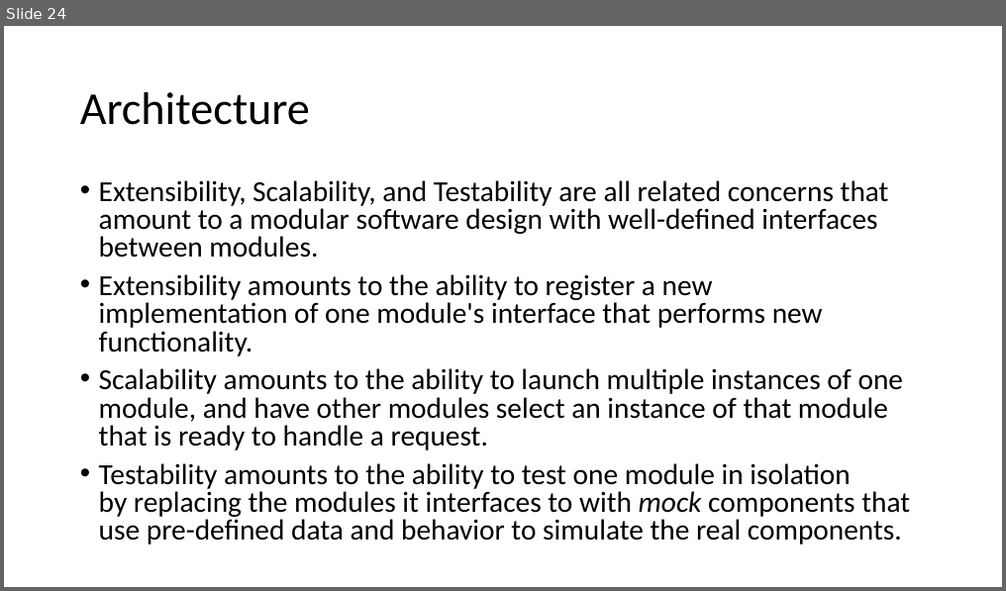
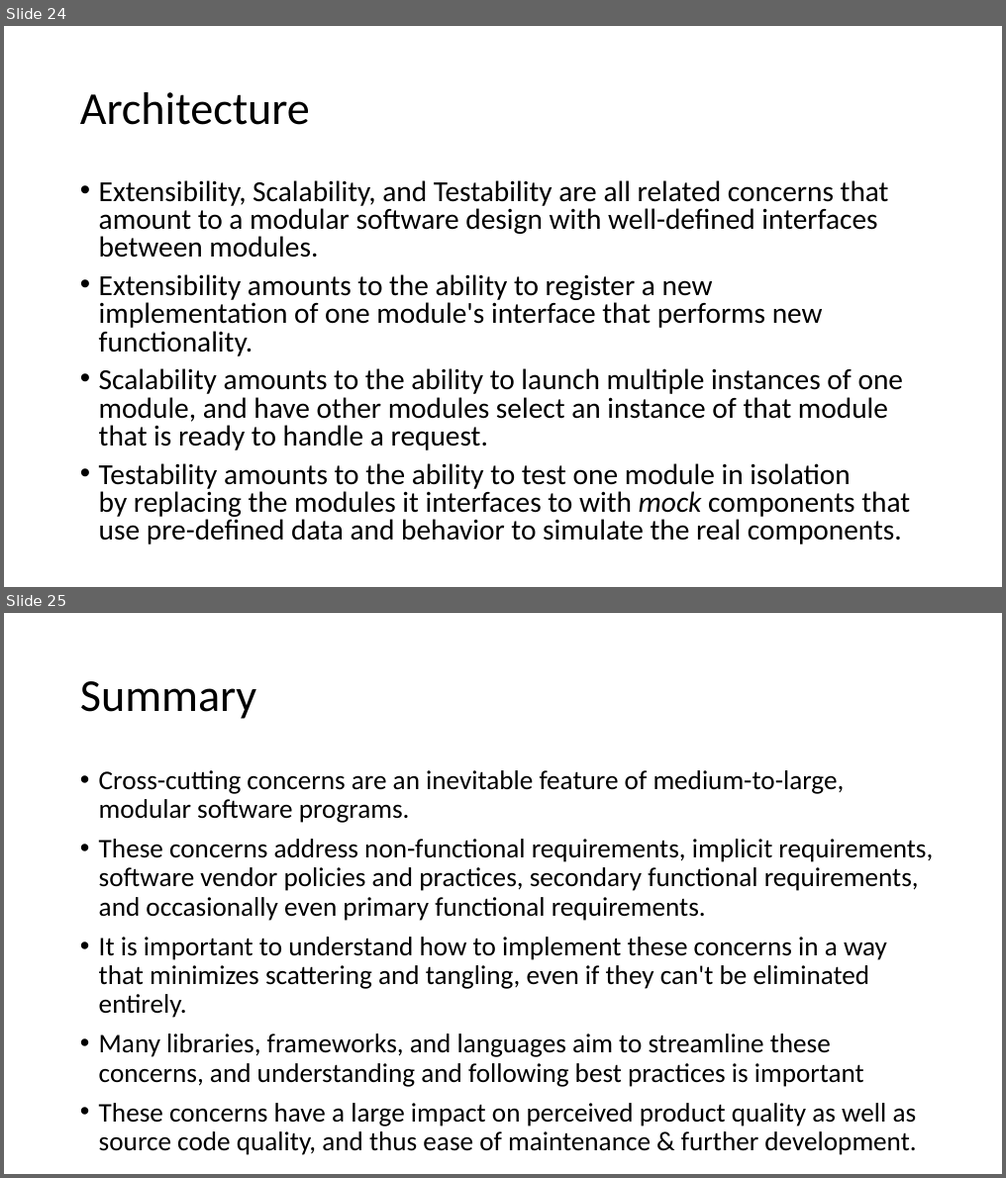
Before and after one commit to kilgallin/SWEF22, a slide deck: lectures/13-Code-Concerns.pptx. Shown one above the other, each under a label of ours: slide 24 before the commit, slides 24 and 25 after it. The pictures are 1006x591 and 1006x1178 pixels, drawn with LibreOffice and Linux fonts; fonts in the diff are those of the drawing. Boxes give left, top, right and bottom in pixels: in the first picture for what was removed or moved away, otherwise in the second. Text is boxed around its words. In the diff, an @@ line names an element or a change of style, - is before the commit and + after.

```diff
--- a/lectures/13-Code-Concerns.pptx
+++ b/lectures/13-Code-Concerns.pptx
@@ slide 25 added at <box>4,613,1002,1174</box>, background #FFFFFF @@
@@ title added at <box>80,681,256,719</box>, 44 pt, text #000000 @@
+Summary
@@ text added at <box>99,770,933,1156</box>, 25.9 pt, text #000000 @@
+• Cross-cutting concerns are an inevitable feature of medium-to-large, modular software programs.
+• These concerns address non-functional requirements, implicit requirements, software vendor policies and practices, secondary functional requirements, and occasionally even primary functional requirements.
+• It is important to understand how to implement these concerns in a way that minimizes scattering and tangling, even if they can't be eliminated entirely.
+• Many libraries, frameworks, and languages aim to streamline these concerns, and understanding and following best practices is important
+• These concerns have a large impact on perceived product quality as well as source code quality, and thus ease of maintenance & further development.
```
Also in this commit, not shown: 1 slide changed, 5 other files.
